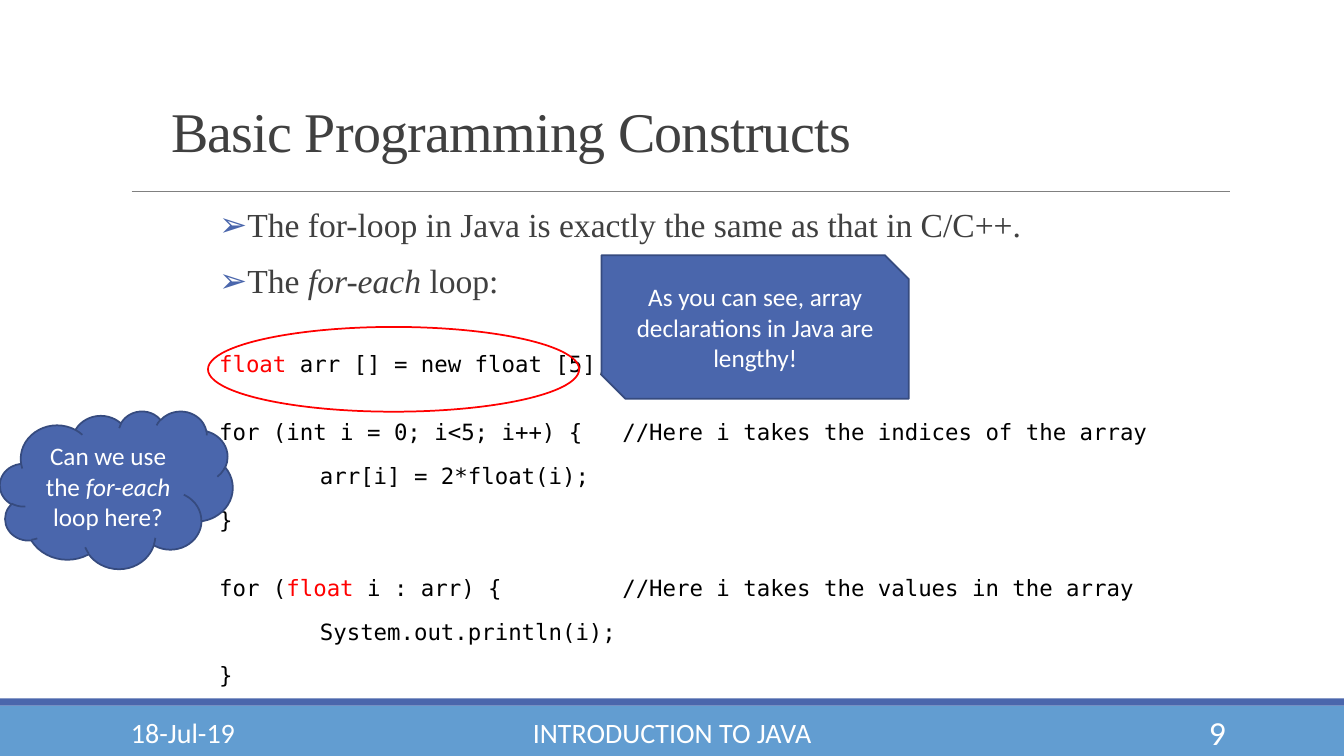
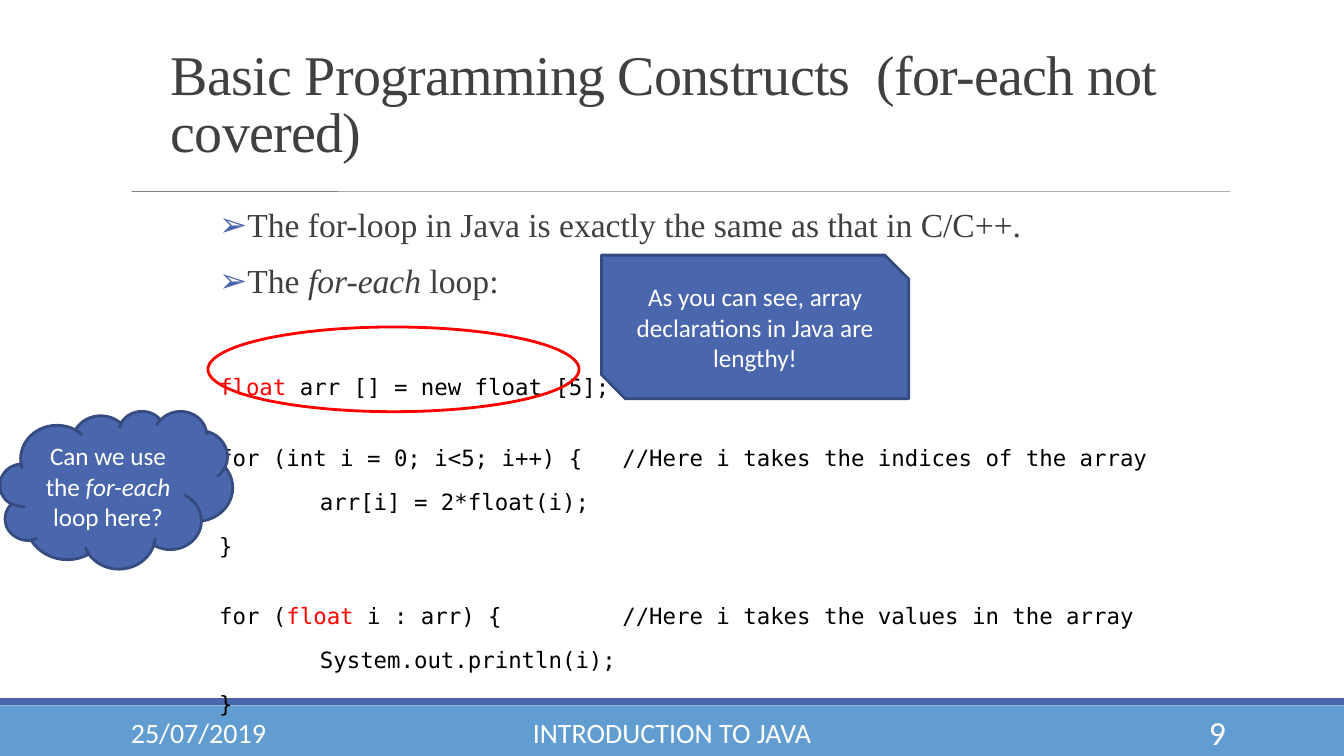
Before and after one commit to YashLele/JavaForWPU, a slide deck: slide 9 of Module 1 - OO Concepts and Prog Cons.pptx. Drawn at 1344x756 pixels with LibreOffice and Linux fonts; fonts in the diff are those of the drawing; background and template pictures are left out. Boxes give left, top, right and bottom in pixels: in the first picture for what was removed or moved away, otherwise in the second. Text is boxed around its words. In the diff, an @@ line names an element or a change of style, - is before the commit and + after.

```diff
--- a/Module 1 - OO Concepts and Prog Cons.pptx
+++ b/Module 1 - OO Concepts and Prog Cons.pptx
@@ text at [171, 55, 1157, 163]: text changed @@
-Basic Programming Constructs
+Basic Programming Constructs (for-each not covered)
@@ line (132, 192) - (1230, 192): stroke #808080 0.5 pt to #808080 0.51 pt @@
@@ text "The for-loop in Java is ..." rewrapped from [219, 213, 1147, 645] to [219, 213, 1147, 629] @@
@@ snip diag rect "As you can see, array ..." at [602, 255, 909, 399]: outline #374B7F 1.25 pt to #374B7F 2 pt; proportions changed @@
@@ ellipse at [208, 327, 579, 411]: outline #FF0000 1.25 pt to #FF0000 2 pt @@
@@ cloud "Can we use the for-each ..." at [0, 411, 233, 569]: outline #374B7F 1.25 pt to #374B7F 2 pt @@
@@ text at [131, 723, 266, 744]: text changed @@
-18-Jul-19
+25/07/2019
```
Also in this commit, not shown: 18 other slides changed.
